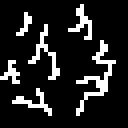
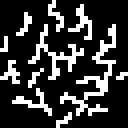
Layers edited between the first and the second 128 × 128 image:
painted on "Ebene 3" over [0, 0, 128, 128]
showed "Ebene 2" over [0, 0, 128, 128]
